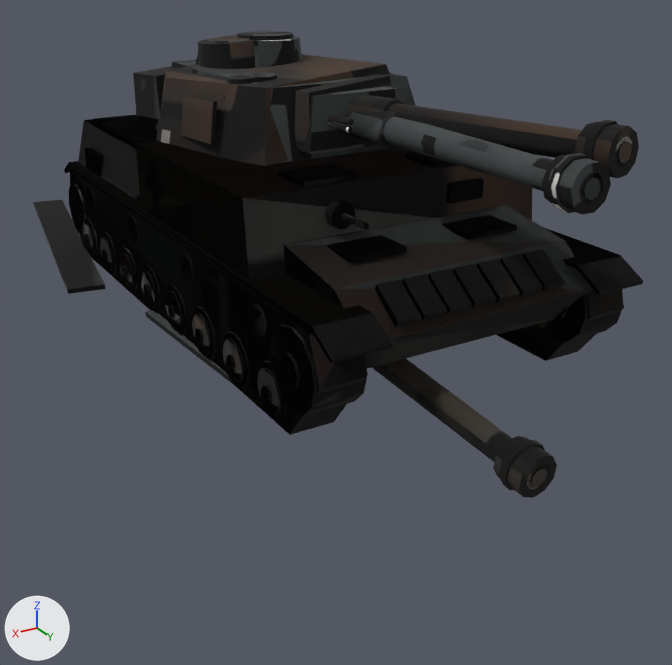
The glTF model public/models/pz4g.glb, before and after one commit.
Camera for both pictures: a 50 mm lens placed at (4.27, 7.84, 3.42), pointed at (-0.37, 0.11, -0.45). The axes (+X, +Y, +Z) are drawn at lower left. The lights are the same throughout. The first picture is the older version. Vertices at exactly the same position are counted once.

The older version as bpy lines, for what is in view:
```python
ob_hull_blown = bpy.data.objects.new('hull_blown', me_pz4g_hull_005)
ob_hull_blown.location = (0.0, 0.0, 0.0)
ob_hull_trackl = bpy.data.objects.new('hull_trackL', me_pz4g_hull_007)
ob_hull_trackl.location = (0.0, 0.0, 0.0)
ob_hull_trackr = bpy.data.objects.new('hull_trackR', me_pz4g_hull_009)
ob_hull_trackr.location = (0.0, 0.0, 0.0)
ob_turret_blown = bpy.data.objects.new('turret_blown', me_pz4g_turret_005)
ob_turret_blown.location = (0.0, 0.0, 0.0)
ob_turret_ko = bpy.data.objects.new('turret_ko', me_pz4g_turret_003)
ob_turret_ko.location = (0.0, 0.0, 0.0)
ob_turret_ok = bpy.data.objects.new('turret_ok', me_pz4g_turret_001)
ob_turret_ok.location = (0.0, 0.0, 0.0)
```
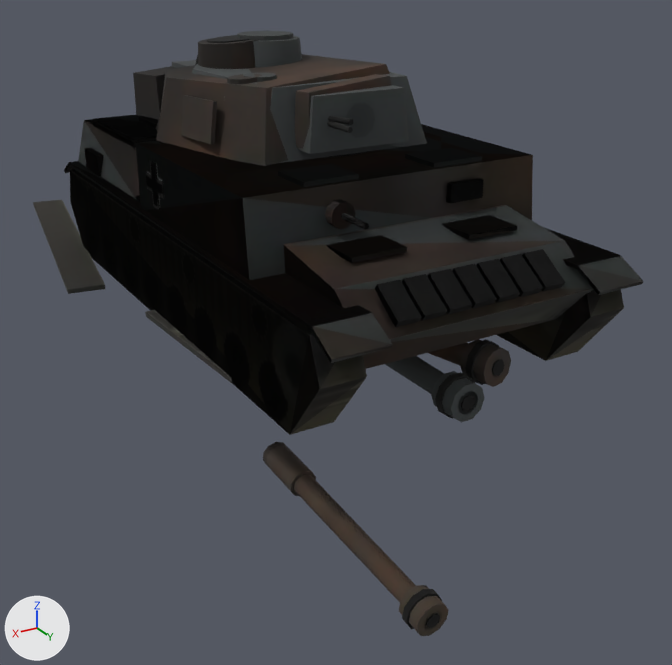
Boxes [x1, y1, x2, y2] around the edits, measured in the pictures (672 x 665 px):
'hull_blown', reshaped
    before: [65, 116, 643, 435]
    after: [65, 117, 643, 435]
'hull_trackR', reshaped (11% shorter)
    before: [33, 115, 643, 415]
    after: [33, 115, 643, 383]
'turret_ko', reshaped (49% narrower, 8% shorter)
    before: [133, 35, 639, 178]
    after: [133, 35, 391, 166]
'turret_ok', reshaped (42% narrower, 28% shorter)
    before: [172, 31, 611, 215]
    after: [172, 31, 427, 164]
'turret_blown', reshaped (not visible afterwards)
    before: [371, 359, 557, 498]
'gun_blown', added
    after: [263, 442, 448, 636]
'gun_ok', added
    after: [385, 356, 485, 422]
'gun_ko', added
    after: [429, 339, 511, 387]
part 1 of me_pz4g_hull_005, deleted
    before: [69, 183, 616, 422]
part 2 of me_pz4g_hull_005, surface changed
    both: [73, 120, 643, 434]
part 3 of me_pz4g_hull_009, deleted (mostly hidden)
    before: [69, 184, 368, 415]
part 4 of me_pz4g_hull_009, surface changed
    both: [33, 121, 643, 383]
part 5 of me_pz4g_turret_005, deleted
    before: [498, 439, 545, 490]
part 6 of me_pz4g_turret_005, deleted
    before: [371, 359, 550, 490]
part 7 of me_pz4g_turret_005, deleted
    before: [493, 436, 557, 498]
part 8 of me_pz4g_turret_005, deleted
    before: [530, 468, 547, 487]
part 9 of me_pz4g_turret_003, deleted
    before: [583, 120, 619, 160]
part 10 of me_pz4g_turret_003, deleted
    before: [387, 103, 633, 168]
part 11 of me_pz4g_turret_003, deleted
    before: [574, 122, 639, 178]
part 12 of me_pz4g_turret_003, deleted
    before: [617, 141, 632, 163]
part 13 of me_pz4g_turret_003, surface changed
    both: [158, 35, 391, 163]
part 14 of me_pz4g_turret_001, deleted
    before: [346, 111, 399, 149]
part 15 of me_pz4g_turret_001, deleted
    before: [548, 153, 592, 213]
part 16 of me_pz4g_turret_001, deleted
    before: [383, 117, 603, 204]
part 17 of me_pz4g_turret_001, deleted
    before: [542, 154, 611, 215]
part 18 of me_pz4g_turret_001, deleted
    before: [583, 177, 601, 200]
part 19 of me_pz4g_turret_001, surface changed
    before: [172, 31, 416, 162]
    after: [172, 31, 427, 162]
'hull_ko', unchanged, uncovered by the edit
    after: [84, 116, 565, 327]

The change, as a diff of the scene's bpy script:
```diff
--- a/public/models/pz4g.glb.py
+++ b/public/models/pz4g.glb.py
@@ me_pz4g_hull_005 @@
-me_pz4g_hull_005.from_pydata(...)  # 1920 vertices, 3364 faces; spans x -1.51..1.51, y -3.19..3.09, z 0.0..2.06
+me_pz4g_hull_005.from_pydata(...)  # 576 vertices, 924 faces; spans x -1.45..1.45, y -3.19..3.09, z 0.0..2.06
+# me_pz4g_hull_005 part 1: 62 loose pieces with 1344 vertices, spanning x -1.51..1.51, y -2.89..2.89, z 0.02..0.9, are deleted
+# me_pz4g_hull_005 part 2: 922 kept faces spanning x -1.45..1.45, y -3.19..3.09, z 0.0..2.06 get new texture (UV) coordinates
 me_pz4g_hull_005.materials.append(mat_hull_blown)
@@ me_pz4g_hull_009 @@
-me_pz4g_hull_009.from_pydata(...)  # 1820 vertices, 3180 faces; spans x -1.51..2.01, y -4.86..3.09, z 0.0..1.66
+me_pz4g_hull_009.from_pydata(...)  # 476 vertices, 740 faces; spans x -1.45..2.01, y -4.86..3.09, z 0.0..1.66
+# me_pz4g_hull_009 part 3: 62 loose pieces with 1344 vertices, spanning x -1.51..1.51, y -2.89..2.89, z 0.02..0.9, are deleted
+# me_pz4g_hull_009 part 4: 740 kept faces spanning x -1.45..2.01, y -4.86..3.09, z 0.0..1.66 get new texture (UV) coordinates
 me_pz4g_hull_009.materials.append(mat_hull_trackr)
@@ me_pz4g_turret_005 @@
-me_pz4g_turret_005.from_pydata(...)  # 280 vertices, 484 faces; spans x -0.57..1.33, y -1.43..3.97, z -0.18..1.04
+me_pz4g_turret_005.from_pydata(...)  # 184 vertices, 312 faces; spans x -0.57..1.33, y -1.43..1.61, z -0.18..1.04
+# me_pz4g_turret_005 part 5: the loose piece of 20 vertices spanning x 0.18..0.55, y 3.75..3.85, z -0.1..0.28 is deleted
+# me_pz4g_turret_005 part 6: the loose piece of 20 vertices spanning x 0.27..0.54, y 1.2..3.96, z -0.02..0.43 is deleted
+# me_pz4g_turret_005 part 7: the loose piece of 20 vertices spanning x 0.2..0.53, y 3.68..3.97, z -0.09..0.27 is deleted
+# me_pz4g_turret_005 part 8: the loose piece of 16 vertices spanning x 0.3..0.43, y 3.93..3.97, z 0.01..0.15 is deleted
+# other edits to the shape of me_pz4g_turret_005 do not show in these pictures
 me_pz4g_turret_005.materials.append(mat_turret_blown)
@@ me_pz4g_turret_003 @@
-me_pz4g_turret_003.from_pydata(...)  # 280 vertices, 484 faces; spans x -0.82..1.22, y -1.76..3.68, z 1.57..2.5
+me_pz4g_turret_003.from_pydata(...)  # 184 vertices, 312 faces; spans x -0.82..1.22, y -1.76..1.39, z 1.57..2.5
+# me_pz4g_turret_003 part 9: the loose piece of 20 vertices spanning x -0.57..-0.19, y 3.45..3.57, z 1.93..2.29 is deleted
+# me_pz4g_turret_003 part 10: the loose piece of 20 vertices spanning x -0.51..0.14, y 0.92..3.67, z 1.9..2.21 is deleted
+# me_pz4g_turret_003 part 11: the loose piece of 20 vertices spanning x -0.57..-0.2, y 3.37..3.68, z 1.94..2.28 is deleted
+# me_pz4g_turret_003 part 12: the loose piece of 16 vertices spanning x -0.48..-0.33, y 3.62..3.68, z 2.04..2.19 is deleted
+# me_pz4g_turret_003 part 13: 310 kept faces spanning x -0.82..1.22, y -1.76..1.39, z 1.57..2.5 get new texture (UV) coordinates
+# other edits to the shape of me_pz4g_turret_003 do not show in these pictures
 me_pz4g_turret_003.materials.append(mat_turret_ko)
@@ me_pz4g_turret_001 @@
-me_pz4g_turret_001.from_pydata(...)  # 256 vertices, 440 faces; spans x -0.98..0.98, y -1.6..3.81, z 1.64..2.52
+me_pz4g_turret_001.from_pydata(...)  # 160 vertices, 268 faces; spans x -0.98..0.98, y -1.6..1.45, z 1.64..2.52
+# me_pz4g_turret_001 part 14: the loose piece of 20 vertices spanning x -0.15..0.15, y 1.04..1.65, z 1.82..2.1 is deleted
+# me_pz4g_turret_001 part 15: the loose piece of 20 vertices spanning x -0.19..0.19, y 3.61..3.68, z 1.78..2.14 is deleted
+# me_pz4g_turret_001 part 16: the loose piece of 20 vertices spanning x -0.12..0.12, y 1.05..3.8, z 1.85..2.07 is deleted
+# me_pz4g_turret_001 part 17: the loose piece of 20 vertices spanning x -0.17..0.17, y 3.53..3.8, z 1.8..2.12 is deleted
+# me_pz4g_turret_001 part 18: the loose piece of 16 vertices spanning x -0.07..0.07, y 3.77..3.81, z 1.89..2.03 is deleted
+# me_pz4g_turret_001 part 19: 264 kept faces spanning x -0.98..0.98, y -1.6..1.45, z 1.64..2.52 get new texture (UV) coordinates
 me_pz4g_turret_001.materials.append(mat_turret_ok)
@@ ob_gun_ok @@
+ob_gun_ok = bpy.data.objects.new('gun_ok', me_pz4g_turret_gun_001)  # 96 vertices, 172 faces; spans x -0.19..0.19, y 0.0..2.76, z -0.18..0.18; in mat_gun_ok (picture img_gun_ok)
+ob_gun_ok.location = (0.0, 0.0, 0.0)
@@ ob_gun_ko @@
+ob_gun_ko = bpy.data.objects.new('gun_ko', me_pz4g_turret_gun_003)  # 96 vertices, 172 faces; spans x -0.57..0.17, y -0.13..2.64, z -0.09..0.33; in mat_gun_ko (picture img_gun_ko)
+ob_gun_ko.location = (0.0, 0.0, 0.0)
@@ ob_gun_blown @@
+ob_gun_blown = bpy.data.objects.new('gun_blown', me_pz4g_turret_gun_005)  # 96 vertices, 172 faces; spans x 0.18..0.56, y 0.15..2.92, z -2.06..-1.5; in mat_gun_blown (picture img_gun_blown)
+ob_gun_blown.location = (0.0, 0.0, 0.0)
```
